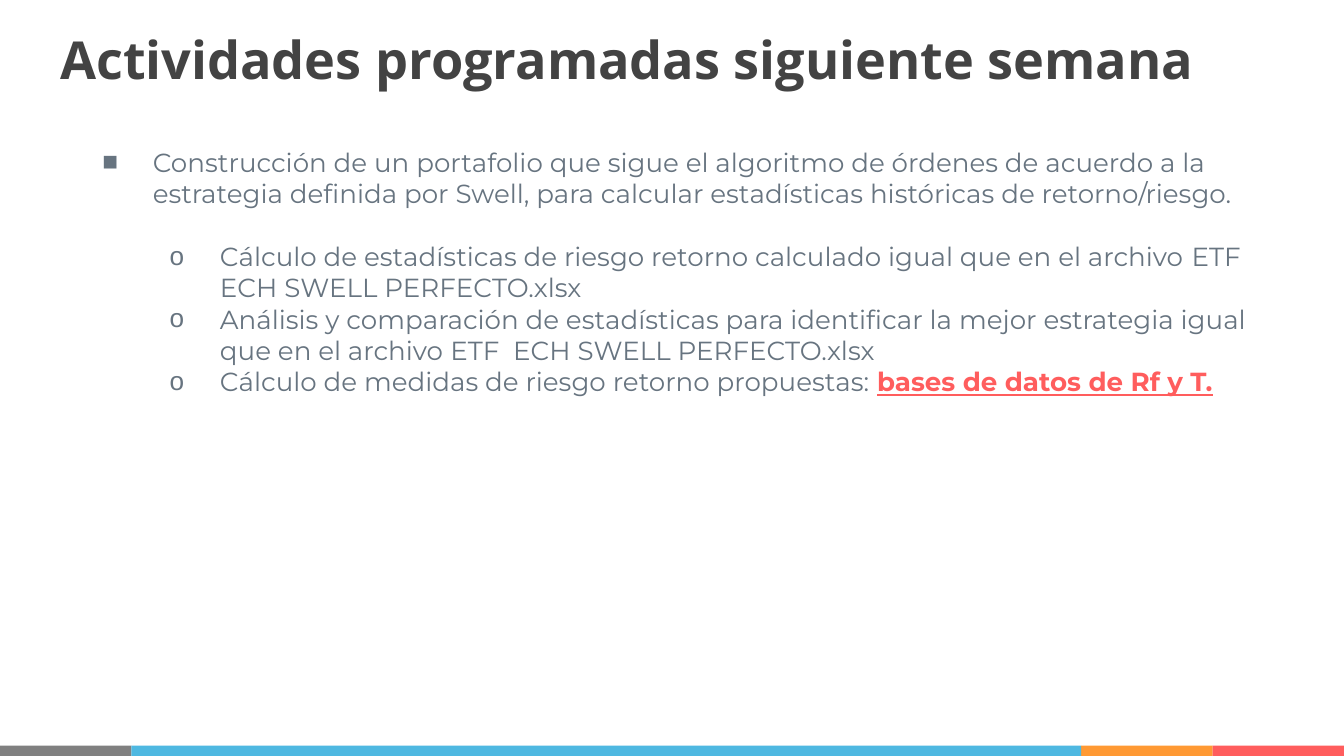
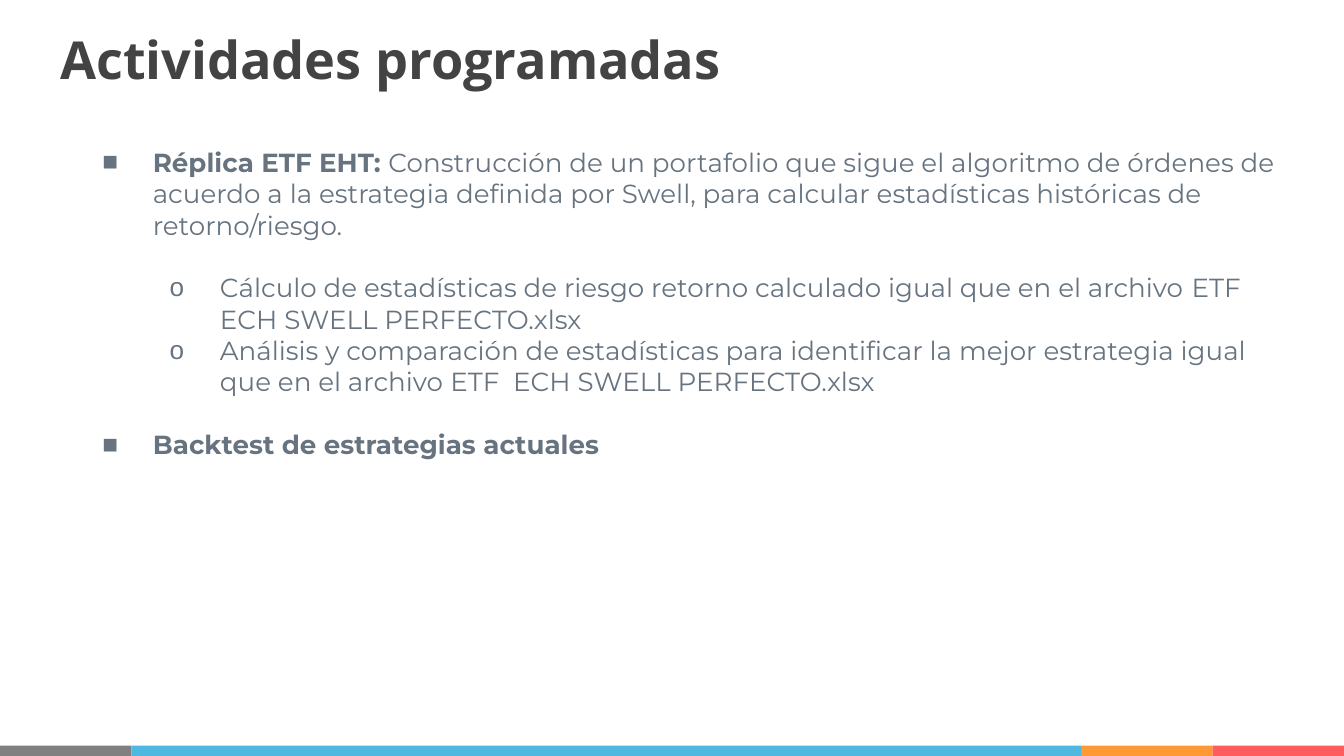
Before and after one commit to IISOS/Swell_2_Optimizacion_estrategias, a slide deck: slide 4 of Presentaciones/Swell - Optimización de estrategias - R5 (19-03-2021).pptx. Drawn at 1344x756 pixels with LibreOffice and Linux fonts; fonts in the diff are those of the drawing. Boxes give left, top, right and bottom in pixels: in the first picture for what was removed or moved away, otherwise in the second. Text is boxed around its words. In the diff, an @@ line names an element or a change of style, - is before the commit and + after.

Commit message:
Backtest copia swell

```diff
--- a/Presentaciones/Swell - Optimización de estrategias - R5 (19-03-2021).pptx
+++ b/Presentaciones/Swell - Optimización de estrategias - R5 (19-03-2021).pptx
@@ title at <box>60,39,720,92</box>: text changed @@
-Actividades programadas siguiente semana
+Actividades programadas
@@ text at <box>153,151,1275,240</box>: text changed @@
-    ■ Construcción de un portafolio que sigue el algoritmo de órdenes de acuerdo a la estrategia definida por Swell, para calcular estadísticas históricas de retorno/riesgo.
+    ■ Réplica ETF EHT: Construcción de un portafolio que sigue el algoritmo de órdenes de acuerdo a la estrategia definida por Swell, para calcular estadísticas históricas de retorno/riesgo.
@@ text at <box>153,433,599,459</box>: text changed; bold on @@
-      o Cálculo de medidas de riesgo retorno propuestas: bases de datos de Rf y T.
+    ■ Backtest de estrategias actuales
```
Also in this commit, not shown: 6 other slides changed, 16 slides added, 2 slides removed, 30 other files.
